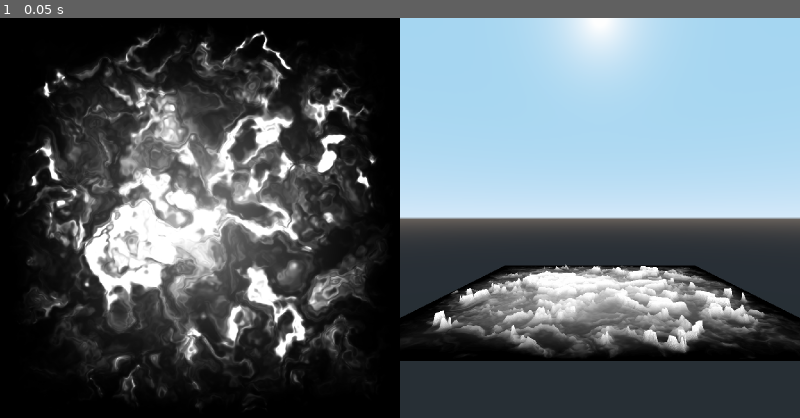
Above: before the commit, frame 1.
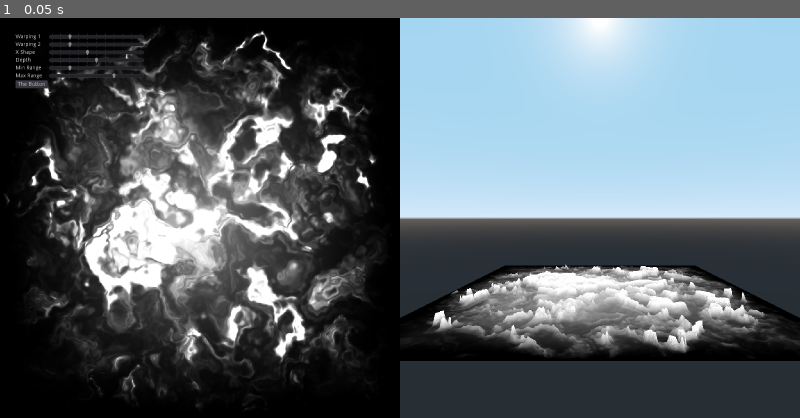
Above: after the commit, the same moment.

Repository: MichaelReel/ShaderTerrainTools
Game: Godot game, scene res://TerrainTool.tscn
Same seed, same stepped clock (60 frames per second), same inputs: the game is played once before the commit and once after it. The engine's default icon, where the game draws it, is replaced by a stand-in: a white triangle on a blue panel in a dark square.
Inputs:
- Up to frame 1 (0.05 s): no input

The runs differ from the first frame. In frame 1, 0.7% of the frame differs, in the area x 1-18%, y 4-18%.

Commit message:
Added some shader input sliders

Diff:
--- a/TerrainTool.tscn
+++ b/TerrainTool.tscn
@@ -7,11 +7,15 @@
 
 [sub_resource type="ShaderMaterial" id=2]
 shader = ExtResource( 2 )
-shader_param/warping = 0.2
+shader_param/warping_1 = 0.2
+shader_param/warping_2 = 0.2
 shader_param/x_shape = 0.4
 shader_param/depth = 0.5
 shader_param/min_range = 0.2
 shader_param/max_range = 0.7
+shader_param/root_offset = Vector2( 0, 0 )
+shader_param/warp_offset_1 = Vector2( 0, 0.3 )
+shader_param/warp_offset_2 = Vector2( 5.2, 1.3 )
 
 [sub_resource type="ShaderMaterial" id=3]
 shader = ExtResource( 3 )
@@ -39,6 +43,7 @@
 disable_3d = true
 usage = 0
 render_target_update_mode = 3
+gui_disable_input = true
 
 [node name="TextureRect" type="TextureRect" parent="TextureViewportContainer/Viewport"]
 material = SubResource( 2 )
@@ -67,3 +72,142 @@
 
 [node name="DirectionalLight" type="DirectionalLight" parent="TerrainViewportContainer/Viewport"]
 transform = Transform( 0.707107, 1.28028e-08, -0.707107, 0.707107, -3.09086e-08, 0.707107, -1.28028e-08, -1, -3.09086e-08, 0, 0, 0 )
+
+[node name="GridContainer" type="GridContainer" parent="."]
+anchor_right = 0.2
+anchor_bottom = 1.0
+margin_left = 40.0
+margin_top = 40.0
+margin_right = -40.0
+margin_bottom = -40.0
+columns = 2
+
+[node name="Label_Warping_1" type="Label" parent="GridContainer"]
+margin_top = 1.0
+margin_right = 82.0
+margin_bottom = 15.0
+text = "Warping 1"
+
+[node name="HSlider_Warping_1" type="HSlider" parent="GridContainer"]
+margin_left = 86.0
+margin_right = 329.0
+margin_bottom = 16.0
+size_flags_horizontal = 3
+max_value = 1.0
+step = 0.01
+value = 0.2
+tick_count = 11
+ticks_on_borders = true
+
+[node name="Label_Warping_2" type="Label" parent="GridContainer"]
+margin_top = 21.0
+margin_right = 82.0
+margin_bottom = 35.0
+text = "Warping 2"
+
+[node name="HSlider_Warping_2" type="HSlider" parent="GridContainer"]
+margin_left = 86.0
+margin_top = 20.0
+margin_right = 329.0
+margin_bottom = 36.0
+size_flags_horizontal = 3
+max_value = 1.0
+step = 0.01
+value = 0.2
+tick_count = 11
+ticks_on_borders = true
+
+[node name="Label_XShape" type="Label" parent="GridContainer"]
+margin_top = 41.0
+margin_right = 82.0
+margin_bottom = 55.0
+text = "X Shape"
+
+[node name="HSlider_XShape" type="HSlider" parent="GridContainer"]
+margin_left = 86.0
+margin_top = 40.0
+margin_right = 329.0
+margin_bottom = 56.0
+size_flags_horizontal = 3
+max_value = 1.0
+step = 0.01
+value = 0.4
+tick_count = 11
+ticks_on_borders = true
+
+[node name="Label_Depth" type="Label" parent="GridContainer"]
+margin_top = 61.0
+margin_right = 82.0
+margin_bottom = 75.0
+text = "Depth"
+
+[node name="HSlider_Depth" type="HSlider" parent="GridContainer"]
+margin_left = 86.0
+margin_top = 60.0
+margin_right = 329.0
+margin_bottom = 76.0
+size_flags_horizontal = 3
+max_value = 1.0
+step = 0.01
+value = 0.5
+tick_count = 11
+ticks_on_borders = true
+
+[node name="Label_Min_Range" type="Label" parent="GridContainer"]
+margin_top = 81.0
+margin_right = 82.0
+margin_bottom = 95.0
+text = "Min Range"
+
+[node name="HSlider_Min_Range" type="HSlider" parent="GridContainer"]
+margin_left = 86.0
+margin_top = 80.0
+margin_right = 329.0
+margin_bottom = 96.0
+size_flags_horizontal = 3
+max_value = 1.0
+step = 0.01
+value = 0.2
+tick_count = 11
+ticks_on_borders = true
+
+[node name="Label_Max_Range" type="Label" parent="GridContainer"]
+margin_top = 101.0
+margin_right = 82.0
+margin_bottom = 115.0
+text = "Max Range"
+
+[node name="HSlider_Max_Range" type="HSlider" parent="GridContainer"]
+margin_left = 86.0
+margin_top = 100.0
+margin_right = 329.0
+margin_bottom = 116.0
+size_flags_horizontal = 3
+max_value = 1.0
+step = 0.01
+value = 0.7
+tick_count = 11
+ticks_on_borders = true
+
+[node name="Button" type="Button" parent="GridContainer"]
+margin_top = 120.0
+margin_right = 82.0
+margin_bottom = 140.0
+text = "The Button"
+
+[node name="DebounceTimer" type="Timer" parent="GridContainer"]
+wait_time = 0.1
+one_shot = true
+
+[connection signal="drag_ended" from="GridContainer/HSlider_Warping_1" to="." method="_on_HSlider_drag_ended"]
+[connection signal="value_changed" from="GridContainer/HSlider_Warping_1" to="." method="_on_HSlider_value_changed"]
+[connection signal="drag_ended" from="GridContainer/HSlider_Warping_2" to="." method="_on_HSlider_drag_ended"]
+[connection signal="value_changed" from="GridContainer/HSlider_Warping_2" to="." method="_on_HSlider_value_changed"]
+[connection signal="drag_ended" from="GridContainer/HSlider_XShape" to="." method="_on_HSlider_drag_ended"]
+[connection signal="value_changed" from="GridContainer/HSlider_XShape" to="." method="_on_HSlider_value_changed"]
+[connection signal="drag_ended" from="GridContainer/HSlider_Depth" to="." method="_on_HSlider_drag_ended"]
+[connection signal="value_changed" from="GridContainer/HSlider_Depth" to="." method="_on_HSlider_value_changed"]
+[connection signal="drag_ended" from="GridContainer/HSlider_Min_Range" to="." method="_on_HSlider_drag_ended"]
+[connection signal="value_changed" from="GridContainer/HSlider_Min_Range" to="." method="_on_HSlider_value_changed"]
+[connection signal="drag_ended" from="GridContainer/HSlider_Max_Range" to="." method="_on_HSlider_drag_ended"]
+[connection signal="value_changed" from="GridContainer/HSlider_Max_Range" to="." method="_on_HSlider_value_changed"]
--- a/tool/terrain/TerrainMesh.gd
+++ b/tool/terrain/TerrainMesh.gd
@@ -1,17 +1,47 @@
 extends Control
 
-onready var viewport := $TextureViewportContainer/Viewport
+onready var texture_viewport := $TextureViewportContainer/Viewport
+onready var texture_rect := $TextureViewportContainer/Viewport/TextureRect
 onready var plane_mesh := $TerrainViewportContainer/Viewport/TerrainMesh
 
-func _ready():
-	# Clear the viewport.
-	viewport.set_clear_mode(Viewport.CLEAR_MODE_ONLY_NEXT_FRAME)
+onready var slider_warping_1 := $GridContainer/HSlider_Warping_1
+onready var slider_warping_2 := $GridContainer/HSlider_Warping_2
+onready var slider_xshape := $GridContainer/HSlider_XShape
+onready var slider_depth := $GridContainer/HSlider_Depth
+onready var slider_min_range := $GridContainer/HSlider_Min_Range
+onready var slider_max_range := $GridContainer/HSlider_Max_Range
+onready var debounce_timer := $GridContainer/DebounceTimer
 
-	# Let two frames pass to make sure the viewport is captured.
+func _ready() -> void:
+	_update_texture_shader_uniforms()
+	_update_terrain_shader_uniforms()
+
+
+func _update_terrain_shader_uniforms() -> void:
+	texture_viewport.set_clear_mode(Viewport.CLEAR_MODE_ONLY_NEXT_FRAME)
 	yield(get_tree(), "idle_frame")
 	yield(get_tree(), "idle_frame")
 
-	# Retrieve the texture and set it to the viewport quad.
-	var texture : Texture = viewport.get_texture()
+	var texture : Texture = texture_viewport.get_texture()
 	plane_mesh.material_override.set_shader_param("height_map", texture)
 	plane_mesh.material_override.set_shader_param("surface_map", texture)
+
+
+func _update_texture_shader_uniforms() -> void:
+	texture_rect.material.set_shader_param("warping_1", slider_warping_1.value)
+	texture_rect.material.set_shader_param("warping_2", slider_warping_2.value)
+	texture_rect.material.set_shader_param("x_shape", slider_xshape.value)
+	texture_rect.material.set_shader_param("depth", slider_depth.value)
+	texture_rect.material.set_shader_param("min_range", slider_min_range.value)
+	texture_rect.material.set_shader_param("max_range", slider_max_range.value)
+
+
+func _on_HSlider_drag_ended(value_changed: bool) -> void:
+	if value_changed:
+		_update_texture_shader_uniforms()
+
+
+func _on_HSlider_value_changed(_value: float) -> void:
+	if debounce_timer.is_stopped():
+		_update_texture_shader_uniforms()
+		debounce_timer.start()
--- a/tool/texture/heightmap.gdshader
+++ b/tool/texture/heightmap.gdshader
@@ -1,10 +1,14 @@
 shader_type canvas_item;
 
-uniform float warping = 0.2;
+uniform float warping_1 = 0.2;
+uniform float warping_2 = 0.2;
 uniform float x_shape = 0.4;
 uniform float depth = 0.5;
 uniform float min_range = 0.2;
 uniform float max_range = 0.7;
+uniform vec2 root_offset = vec2(0.0, 0.0);
+uniform vec2 warp_offset_1 = vec2(0.0, 0.3);
+uniform vec2 warp_offset_2 = vec2(5.2, 1.3);
 
 const float K1 = 0.366025404; // (sqrt(3)-1)/2;
 const float K2 = 0.211324865; // (3-sqrt(3))/6;
@@ -67,13 +71,11 @@
 void fragment() {
 	vec2 uv = UV;
 
-	vec2 offset_1 = vec2(0.0, 0.3);
-	vec2 offset_2 = vec2(5.2, 1.3);
 
 	// Adding time to the input of the combining noise causes an inplace \"flow\"
-	float f1 = fbm(uv + offset_1) * warping;
-	float f2 = fbm(uv + offset_2) * warping;
-	vec2 mod_uv = uv - vec2(f1, f2);
+	float f1 = fbm(uv + warp_offset_1) * warping_1;
+	float f2 = fbm(uv + warp_offset_2) * warping_2;
+	vec2 mod_uv = uv + root_offset - vec2(f1, f2);
 	float height = fbm(mod_uv);
 	float fade = get_edge_fade(uv);
 
